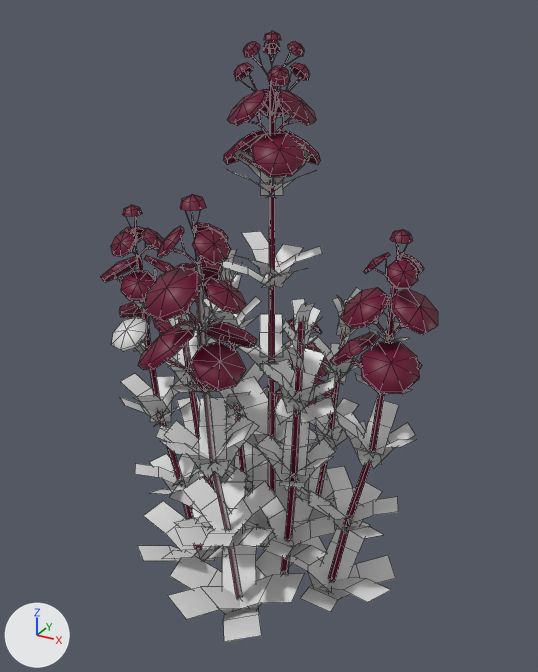
Renders of the FBX model Assets/[01]Art/Meshes/Flora/JoePyeWeed_Patch_02.fbx from each side of a commit.
Both versions are drawn from a 50 mm camera at (0.611, -1.121, 1.11) aimed at (0.004, -0.018, 0.558). Lighting does not change. The marker at lower left points along +X, +Y and +Z. The picture after the commit comes second. Mesh edges are drawn as thin lines. Where no turn or scale is listed for an object, it has been applied to the vertices.

The scene before the commit, as lines of its bpy script (objects in view):
```python
me_plane_002 = bpy.data.meshes.new('Plane.002')
me_plane_002.from_pydata(...)  # 2911 vertices, 1566 faces; spans x -0.32..0.311, y -0.321..0.254, z -0.007..1.078
# faces by material slot: [484, 1082]
me_plane_002.materials.append(mat_grass_leaf)  # white #e7e7e7
me_plane_002.materials.append(mat_stem)  # dark red #6e0033
ob_plane_146 = bpy.data.objects.new('Plane.146', me_plane_002)
ob_plane_146.location = (0.0, 0.0, 0.0)
```
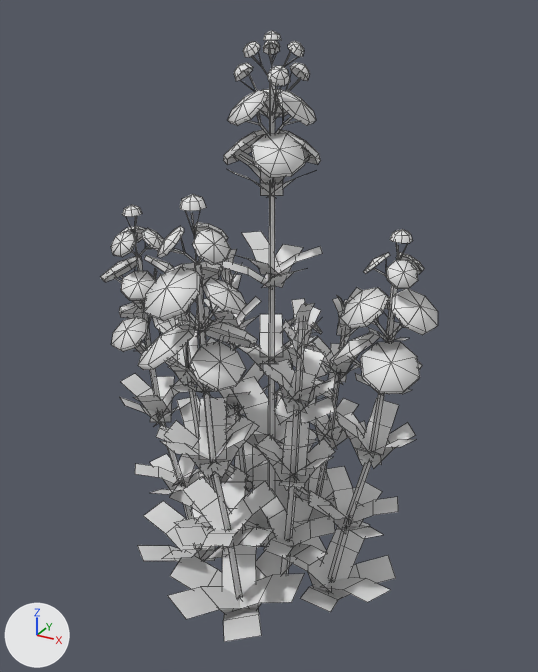
The newer file is also turned or shifted as a whole; pictures and numbers use the older file's frame.

Pixel boxes [x1, y1, x2, y2] of what changed, in the pictures (538 x 672 px):
part 1 of me_plane_002, recoloured (dark red to white): [101, 31, 438, 598] in both

Edits to the bpy script that builds the scene:
```text
Change me_plane_002:
    where me_plane_002.from_pydata(...)  # 2911 vertices, 1566 faces; spans x -0.32..0.311, y -0.321..0.254, z -0.007..1.078
    used by ob_plane_146; location = (0.0, 0.0, 0.0)
    remove me_plane_002.materials.append(mat_grass_leaf)  # white #e7e7e7
    me_plane_002 part 1: all 1082 faces that had it switch from mat_stem (dark red #6e0033) to no material
```
